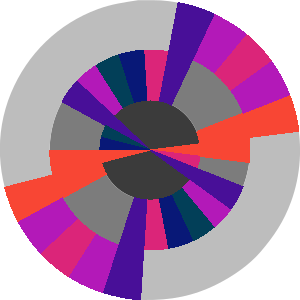
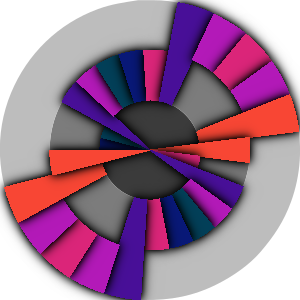
The second 300px x 300px image is a revision of the first. Changes to its layers:
added group "alls" with 6 layers above "group-f" over (x1=4, y1=2, x2=299, y2=300)
moved "elem-25" out of group "group-close", painted on it over (x1=27, y1=127, x2=164, y2=197)
moved "elem-24" out of group "group-close", painted on it over (x1=0, y1=140, x2=127, y2=243)
moved "elem-23" out of group "group-x", painted on it over (x1=0, y1=177, x2=98, y2=274)
moved "elem-22" out of group "group-apply", painted on it over (x1=20, y1=198, x2=118, y2=298)
moved "elem-21" out of group "group-x", painted on it over (x1=48, y1=213, x2=132, y2=300)
moved "elem-20" out of group "group-open", painted on it over (x1=82, y1=176, x2=170, y2=300)
moved "elem-18" out of group "group-f", painted on it over (x1=137, y1=174, x2=214, y2=270)
moved "elem-17" out of group "group-dot", painted on it over (x1=150, y1=168, x2=235, y2=262)
moved "elem-16" out of group "group-x", painted on it over (x1=161, y1=158, x2=252, y2=248)
moved "elem-15" out of group "group-open", painted on it over (x1=135, y1=133, x2=264, y2=230)
moved "elem-13" out of group "group-close", painted on it over (x1=135, y1=115, x2=273, y2=185)
moved "elem-12" out of group "group-close", painted on it over (x1=175, y1=73, x2=300, y2=166)
moved "elem-11" out of group "group-x", painted on it over (x1=210, y1=41, x2=300, y2=135)
moved "elem-10" out of group "group-apply", painted on it over (x1=193, y1=13, x2=293, y2=112)
moved "elem-9" out of group "group-x", painted on it over (x1=171, y1=0, x2=267, y2=94)
moved "elem-8" out of group "group-open", painted on it over (x1=137, y1=0, x2=235, y2=126)
moved "elem-5" out of group "group-dot", painted on it over (x1=75, y1=33, x2=156, y2=129)
moved "elem-4" out of group "group-x", painted on it over (x1=56, y1=44, x2=144, y2=137)
moved "elem-3" out of group "group-open", painted on it over (x1=41, y1=61, x2=165, y2=166)
…and 6 more changes (6 painted, 6 stack)
